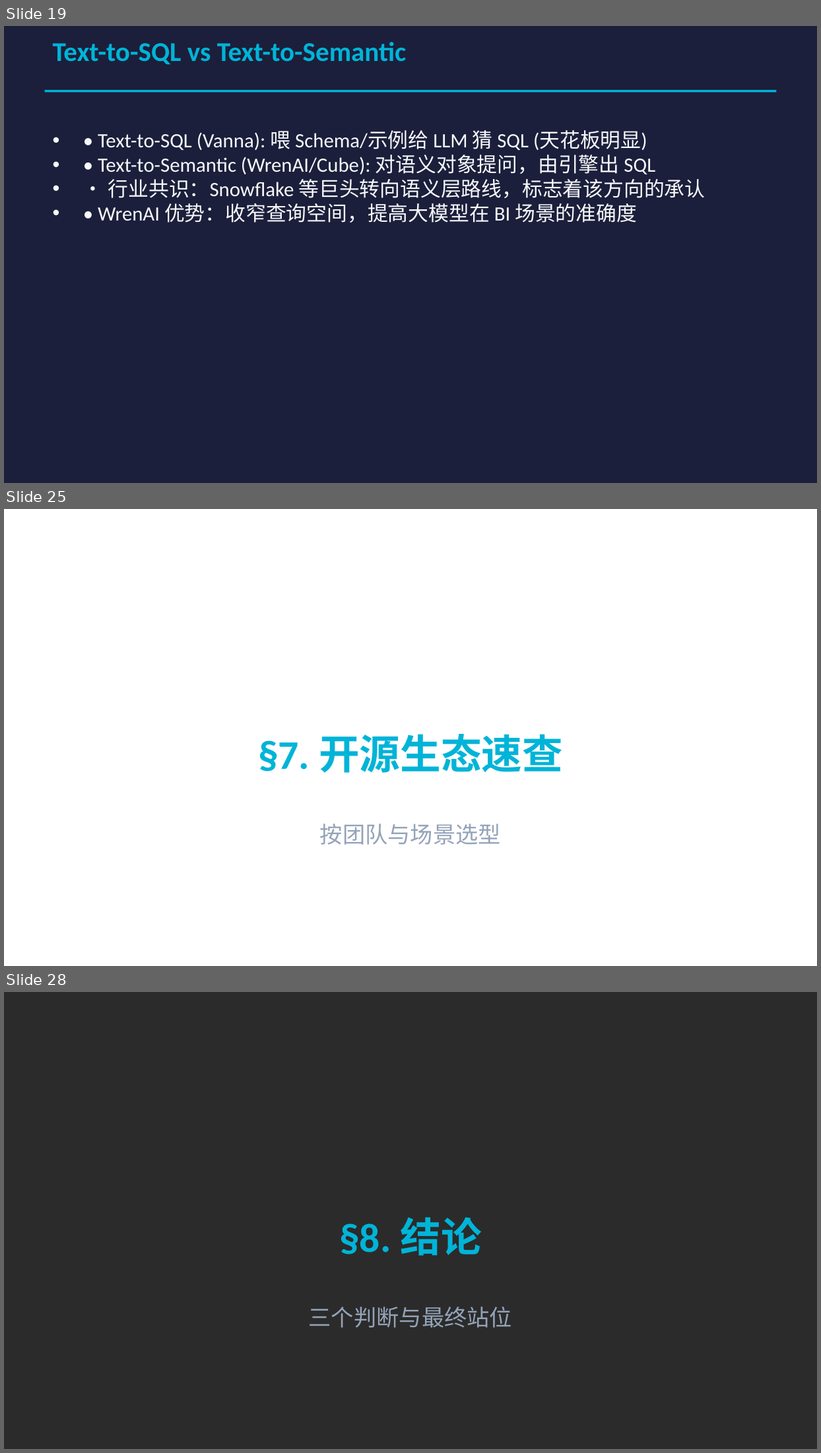
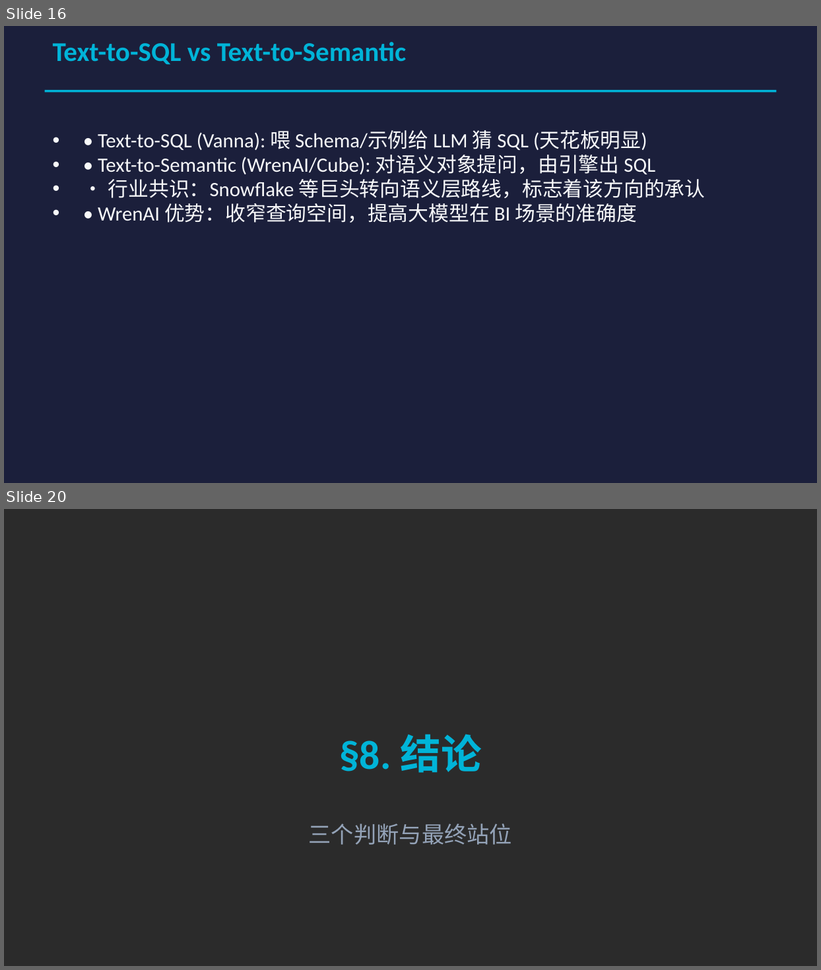
Before and after one commit to sunmoonlion/WrenAI, a slide deck: BI-agent研究.pptx. Shown one above the other, each under a label of ours: slides 19, 25 and 28 before the commit, slides 16 and 20 after it; the slides between them are not shown. The pictures are 821x1453 and 821x970 pixels, drawn with LibreOffice and Linux fonts; fonts in the diff are those of the drawing; background and template pictures are left out; a plain dark background stands for a picture behind light text. Boxes give left, top, right and bottom in pixels: in the first picture for what was removed or moved away, otherwise in the second. Text is boxed around its words. In the diff, an @@ line names an element or a change of style, - is before the commit and + after.

```diff
--- a/BI-agent研究.pptx
+++ b/BI-agent研究.pptx
@@ slide 25 removed at bbox=[4, 509, 817, 966], background picture (left out) @@
@@ text removed at bbox=[258, 734, 563, 773] @@
-§7. 开源生态速查
@@ text removed at bbox=[320, 824, 501, 845] @@
-按团队与场景选型
@@ what was slide 19 is now slide 16 @@
@@ what was slide 28 is now slide 20 @@
```
Also in this commit, not shown: 8 slides changed, 9 other slides removed.
